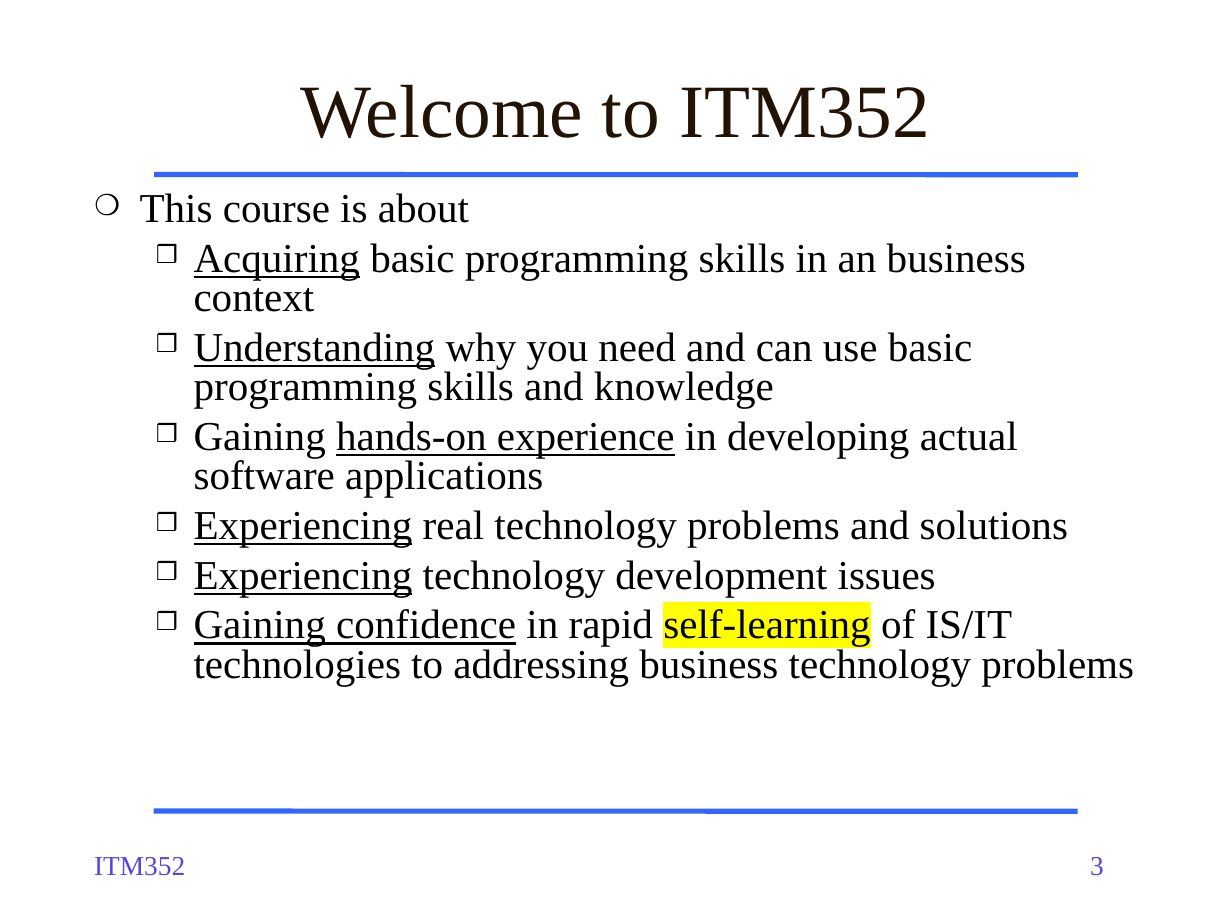
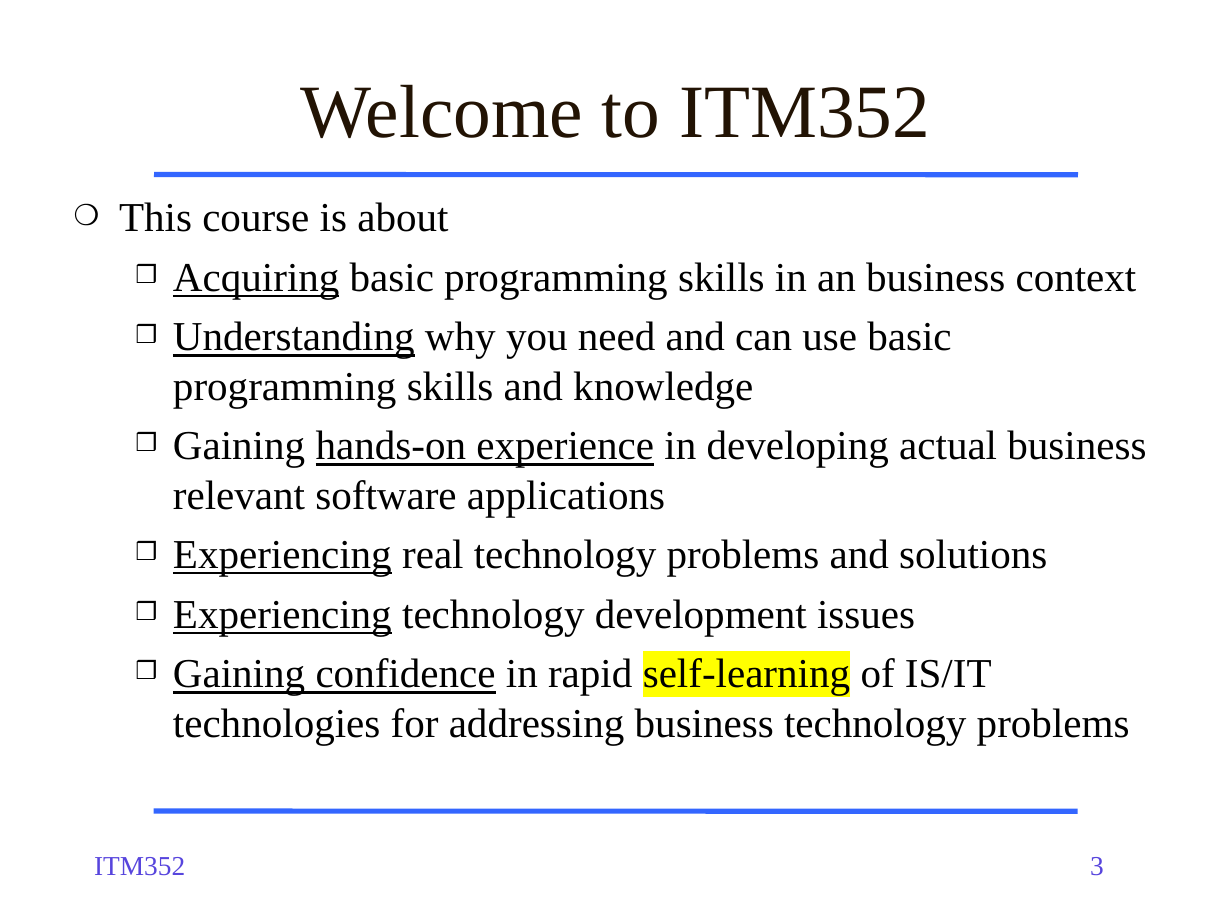
Before and after one commit to dport96/ITM352, a slide deck: slide 3 of morea/010.introduction/ITM352_01_intro.pptx. Drawn at 1232x924 pixels with LibreOffice and Linux fonts; fonts in the diff are those of the drawing. Boxes give left, top, right and bottom in pixels: in the first picture for what was removed or moved away, otherwise in the second. Text is boxed around its words. In the diff, an @@ line names an element or a change of style, - is before the commit and + after.

```diff
--- a/morea/010.introduction/ITM352_01_intro.pptx
+++ b/morea/010.introduction/ITM352_01_intro.pptx
@@ text "This course is about": place and size @@
-text "This course is about" at [140,193,1134,686]
+text "This course is about" at [119,202,1146,744]
@@ text at [119,202,1137,636]: line spacing 0.8 to 1 @@
@@ text at [173,430,1146,516]: text changed @@
-  ❒ Gaining hands-on experience in developing actual software applications
+  ❒ Gaining hands-on experience in developing actual business relevant software applications
@@ text at [173,658,1130,744]: text changed @@
-  ❒ Gaining confidence in rapid self-learning of IS/IT technologies to addressing business technology problems
+  ❒ Gaining confidence in rapid self-learning of IS/IT technologies for addressing business technology problems
```
Also in this commit, not shown: 11 other slides changed, 1 slide added, 1 slide removed.
